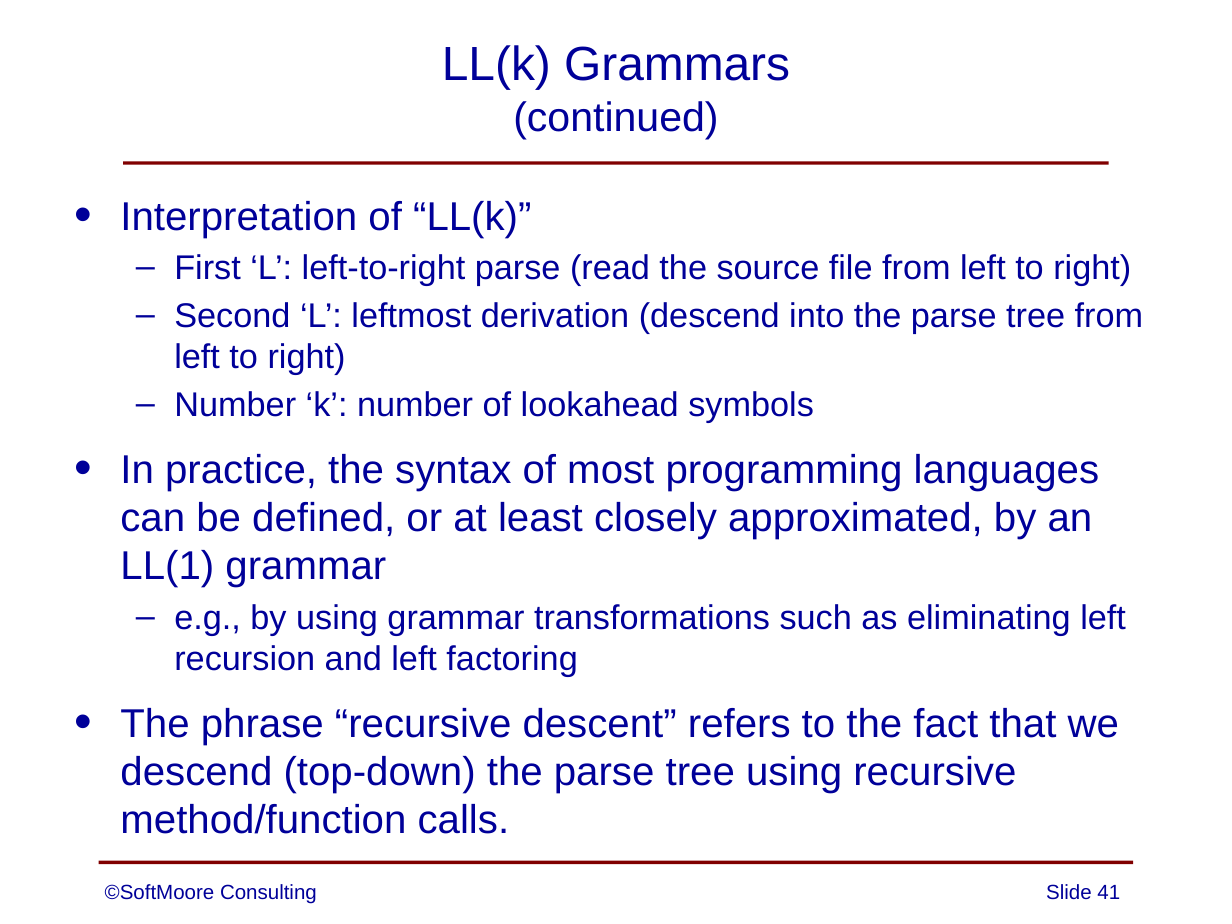
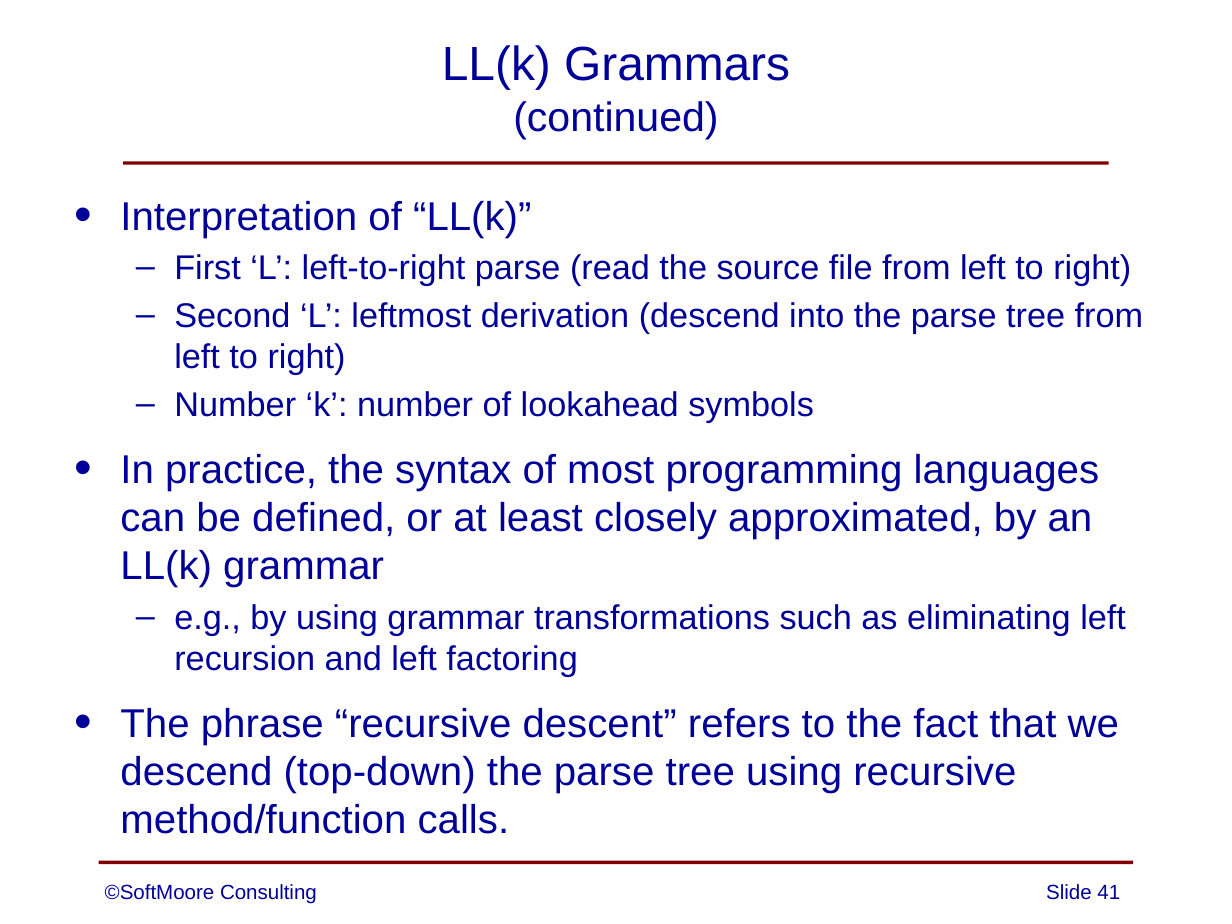
Before and after one commit to SoftMoore/CPRL-Kt-2nd, a slide deck: slide 41 of PowerPoints/06 - Syntax Analysis.pptx. Drawn at 1232x924 pixels with LibreOffice and Linux fonts; fonts in the diff are those of the drawing. Boxes give left, top, right and bottom in pixels: in the first picture for what was removed or moved away, otherwise in the second. Text is boxed around its words. In the diff, an @@ line names an element or a change of style, - is before the commit and + after.

```diff
--- a/PowerPoints/06 - Syntax Analysis.pptx
+++ b/PowerPoints/06 - Syntax Analysis.pptx
@@ text at <box>120,454,1100,588</box>: text changed @@
-• In practice, the syntax of most programming languages can be defined, or at least closely approximated, by an LL(1) grammar
+• In practice, the syntax of most programming languages can be defined, or at least closely approximated, by an LL(k) grammar
```
Also in this commit, not shown: 1 other slide changed.
